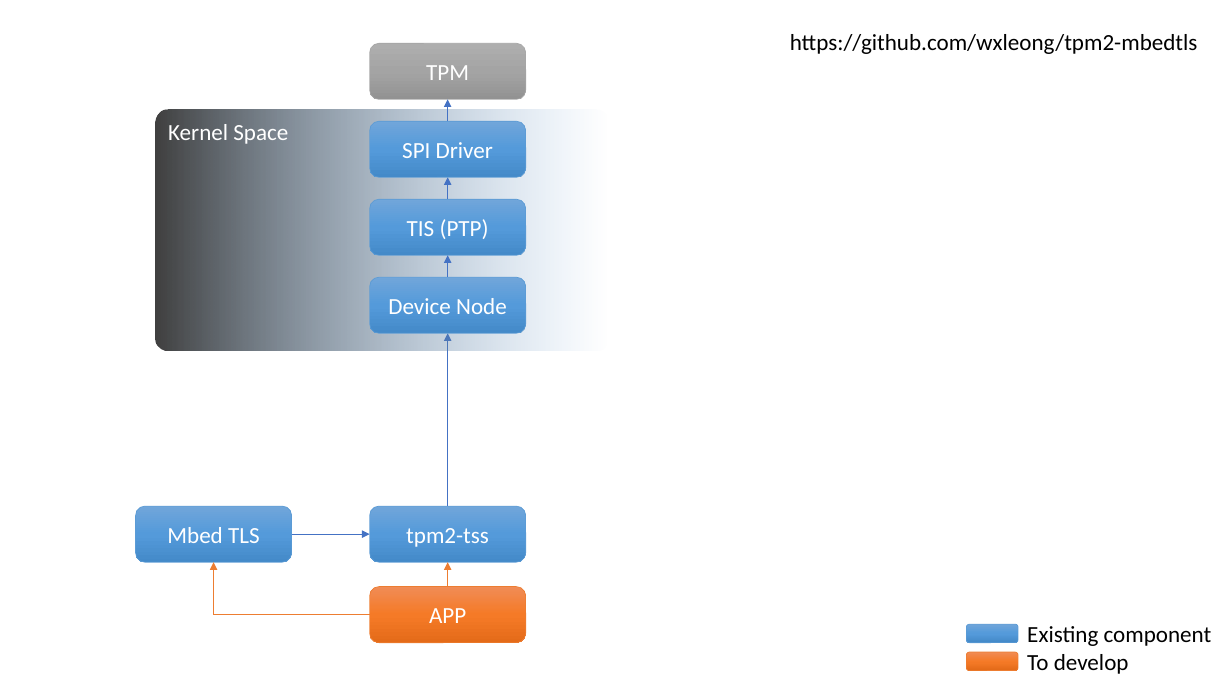
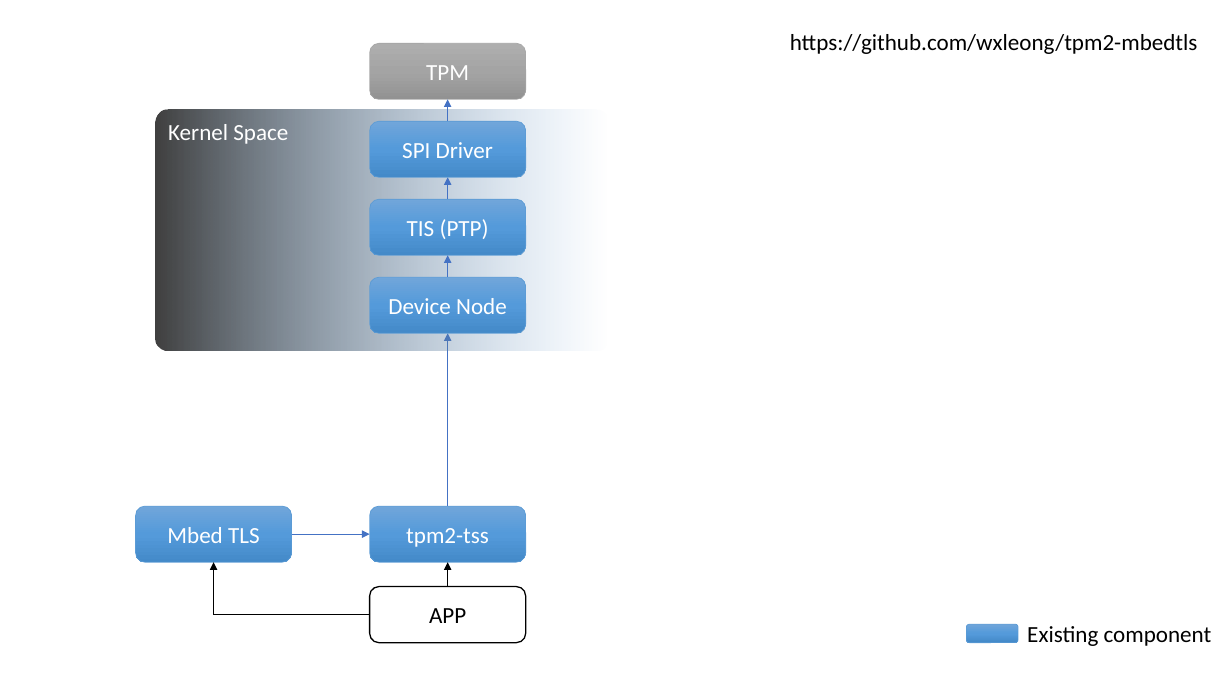
Before and after one commit to wxleong/tpm2-embedded, a slide deck: slide 1 of docs/architecture.pptx. Drawn at 1232x693 pixels with LibreOffice and Linux fonts; fonts in the diff are those of the drawing. Boxes give left, top, right and bottom in pixels: in the first picture for what was removed or moved away, otherwise in the second. Text is boxed around its words. In the diff, an @@ line names an element or a change of style, - is before the commit and + after.

```diff
--- a/docs/architecture.pptx
+++ b/docs/architecture.pptx
@@ elbow arrow (370, 615) - (213, 562): stroke #ED7D31 0.5 pt to #000000 0.5 pt @@
@@ arrow (448, 587) - (448, 562): stroke #ED7D31 0.5 pt to #000000 0.5 pt @@
@@ rounded rectangle "APP" at (370,587,526,643): text colour #FFFFFF to #000000; fill gradient #F18C57 to #F67B28 to #E56C19 to #FFFFFF; outline #ED7D31 0.5 pt to #000000 1 pt @@
@@ rounded rectangle removed at (967,653,1019,671) @@
@@ text at (1027,654,1129,674): paragraph removed @@
-To develop
```
Also in this commit, not shown: 2 other slides changed.
